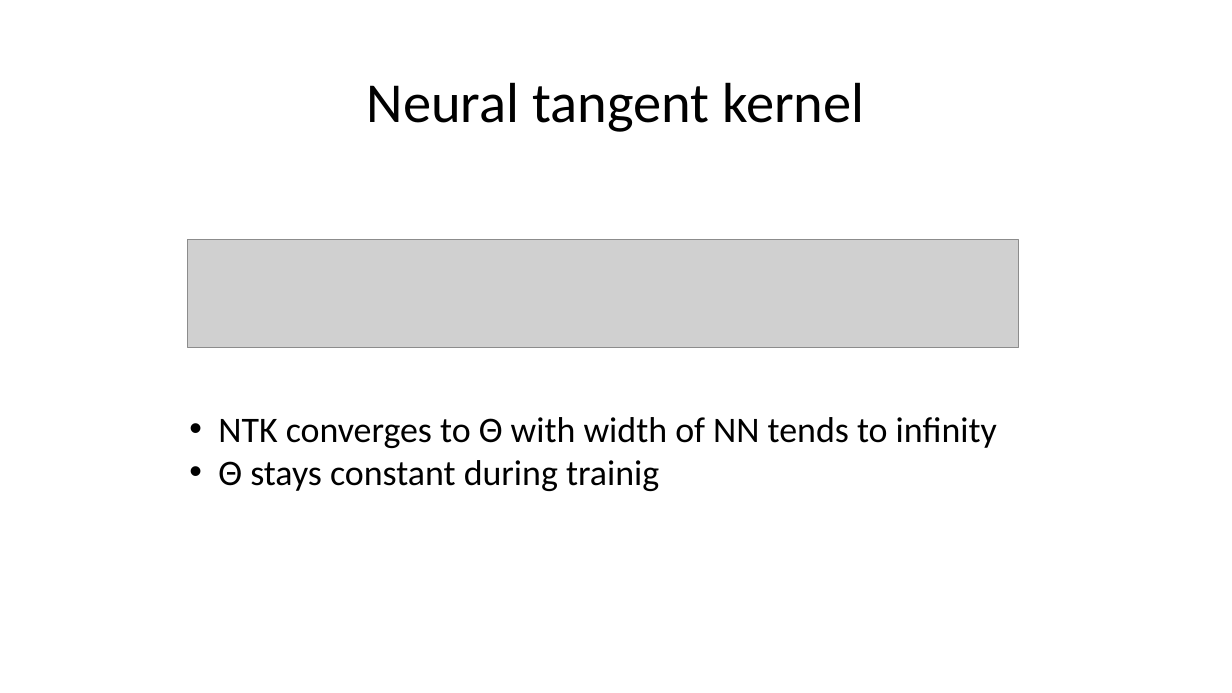
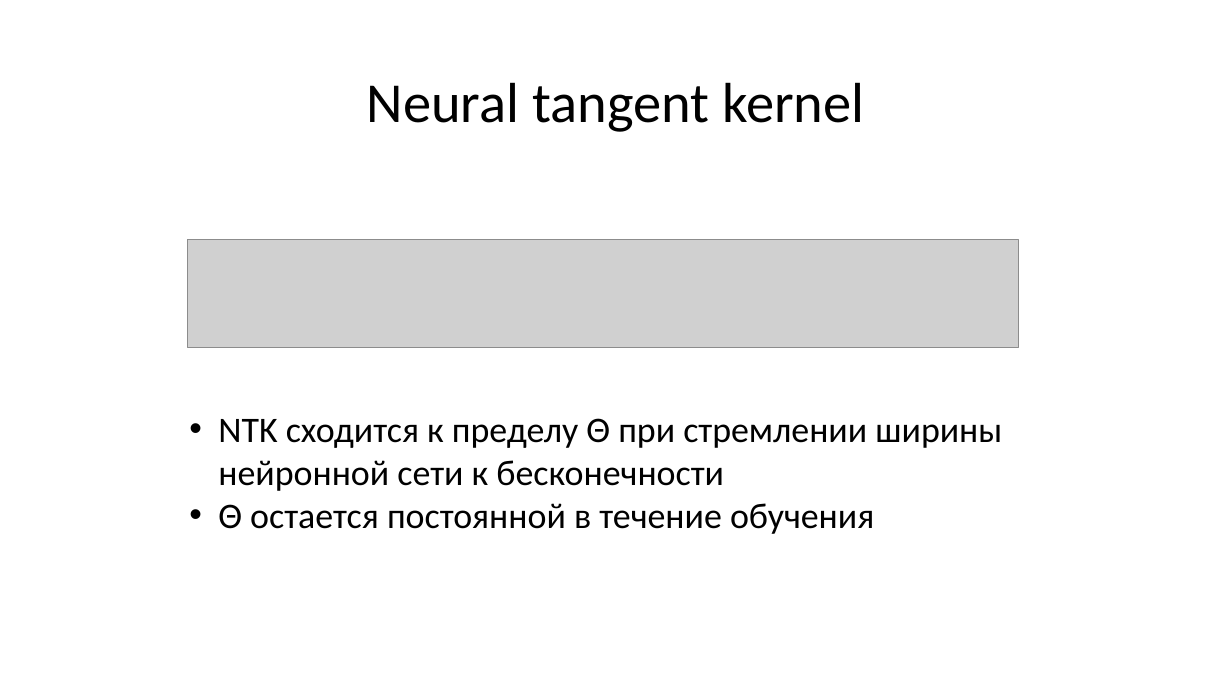
Before and after one commit to Nerkan78/NTK, a slide deck: slide 3 of presentation/Neural tangent kernel.pptx. Drawn at 1232x693 pixels with LibreOffice and Linux fonts; fonts in the diff are those of the drawing; grey boxes stand for pictures. Boxes give left, top, right and bottom in pixels: in the first picture for what was removed or moved away, otherwise in the second. Text is boxed around its words. In the diff, an @@ line names an element or a change of style, - is before the commit and + after.

```diff
--- a/presentation/Neural tangent kernel.pptx
+++ b/presentation/Neural tangent kernel.pptx
@@ text at [218,418,1002,534]: text changed @@
-• NTK converges to Θ with width of NN tends to infinity
-• Θ stays constant during trainig
+• NTK сходится к пределу Θ при стремлении ширины нейронной сети к бесконечности
+• Θ остается постоянной в течение обучения
```
Also in this commit, not shown: 1 other slide changed, 6 slides added, 4 slides removed, 1 other file.
